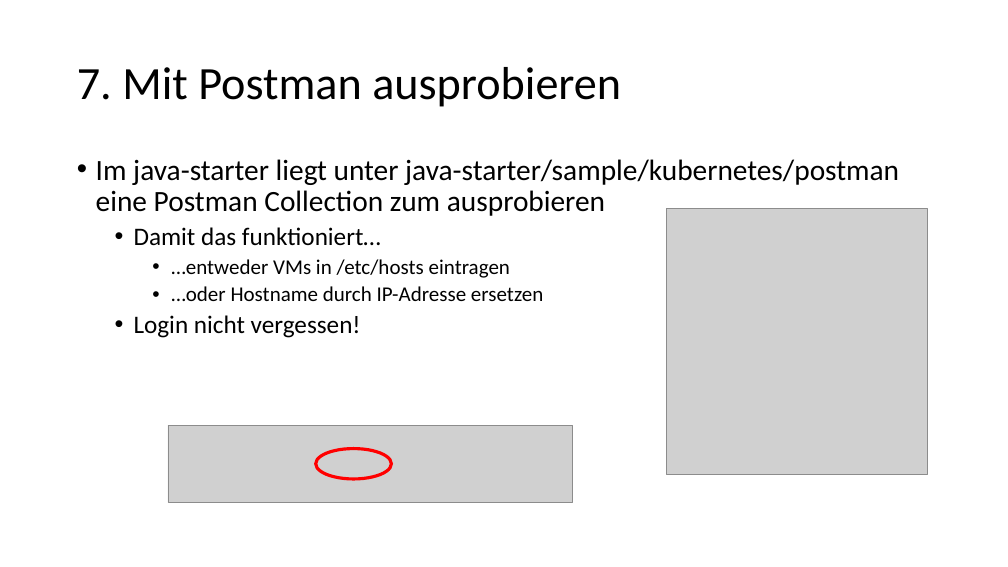
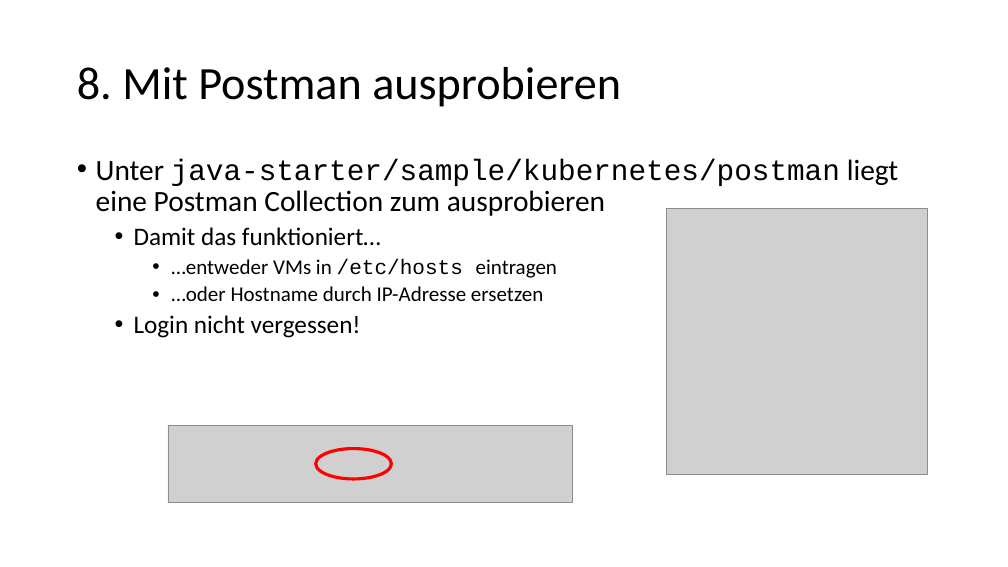
Before and after one commit to igeldo/PR4-SoSe23, a slide deck: slide 13 of sample/kubernetes/Bring your own device - Teil 2.pptx (slide 15 before the commit). Drawn at 1008x567 pixels with LibreOffice and Linux fonts; fonts in the diff are those of the drawing; grey boxes stand for pictures. Boxes give left, top, right and bottom in pixels: in the first picture for what was removed or moved away, otherwise in the second. Text is boxed around its words. In the diff, an @@ line names an element or a change of style, - is before the commit and + after.

```diff
--- a/sample/kubernetes/Bring your own device - Teil 2.pptx
+++ b/sample/kubernetes/Bring your own device - Teil 2.pptx
@@ title at [77,67,621,107]: text changed @@
-7. Mit Postman ausprobieren
+8. Mit Postman ausprobieren
@@ text at [96,159,898,216]: text changed @@
-• Im java-starter liegt unter java-starter/sample/kubernetes/postman eine Postman Collection zum ausprobieren
+• Unter java-starter/sample/kubernetes/postman liegt eine Postman Collection zum ausprobieren
@@ text at [171,259,557,278]: font Calibri to Courier New in "/etc/hosts" @@
```
Also in this commit, not shown: 9 other slides changed, 1 slide added, 3 slides removed.
